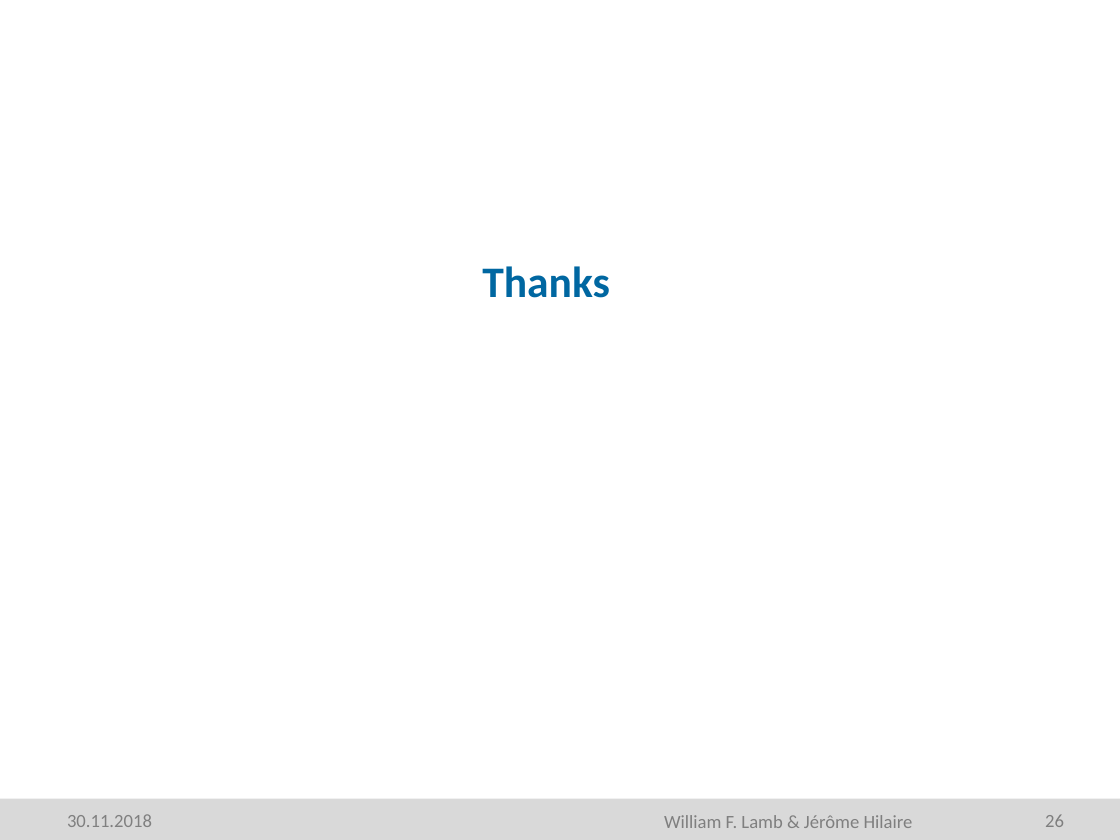
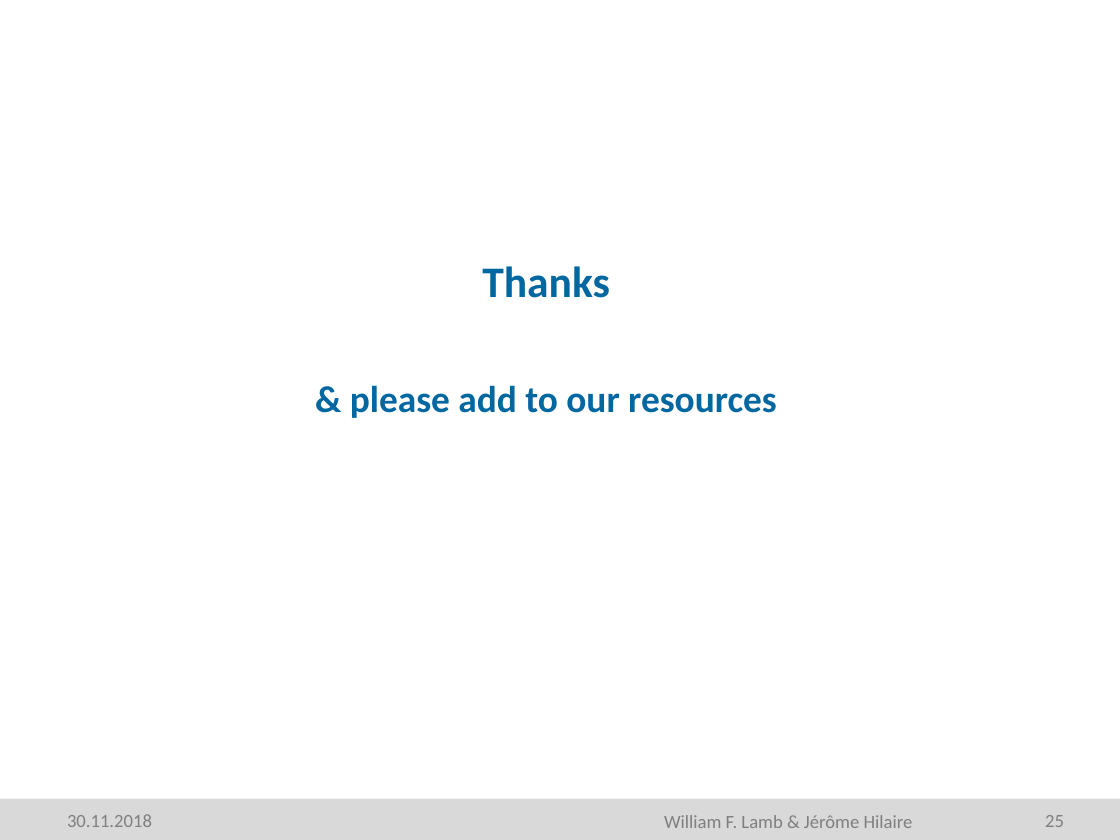
Before and after one commit to mcc-apsis/figures, a slide deck: slide 25 of Resources/Seminar part 1.pptm (slide 26 before the commit). Drawn at 1120x840 pixels with LibreOffice and Linux fonts; fonts in the diff are those of the drawing; background and template pictures are left out. Boxes give left, top, right and bottom in pixels: in the first picture for what was removed or moved away, otherwise in the second. Text is boxed around its words. In the diff, an @@ line names an element or a change of style, - is before the commit and + after.

```diff
--- a/Resources/Seminar part 1.pptm
+++ b/Resources/Seminar part 1.pptm
@@ text at [350, 385, 777, 418]: paragraph added @@
+& please add to our resources
@@ page number at [1045, 815, 1064, 827]: text changed @@
-26
+25
```
Also in this commit, not shown: 3 other slides changed, 1 slide removed.
